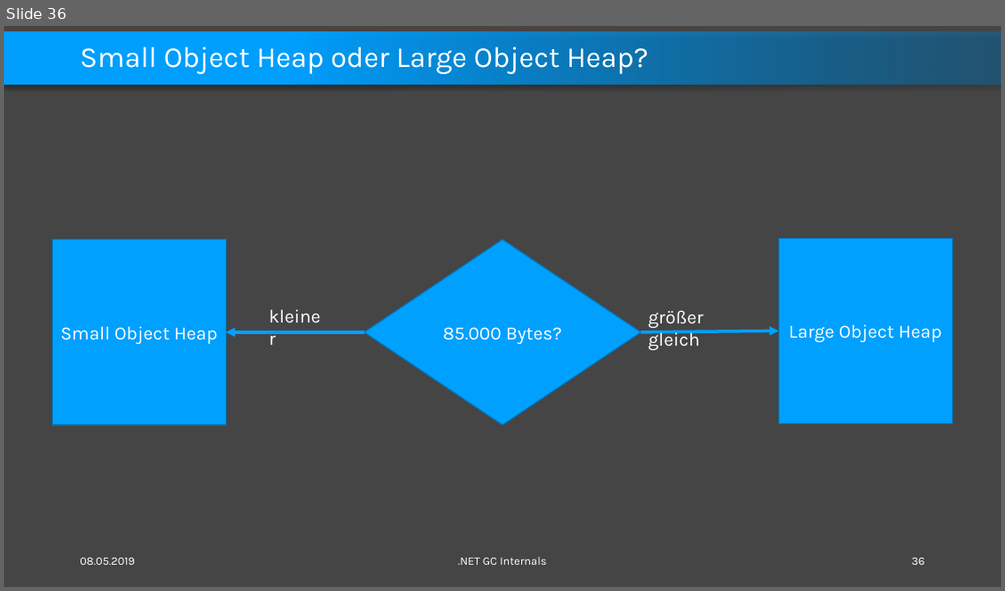
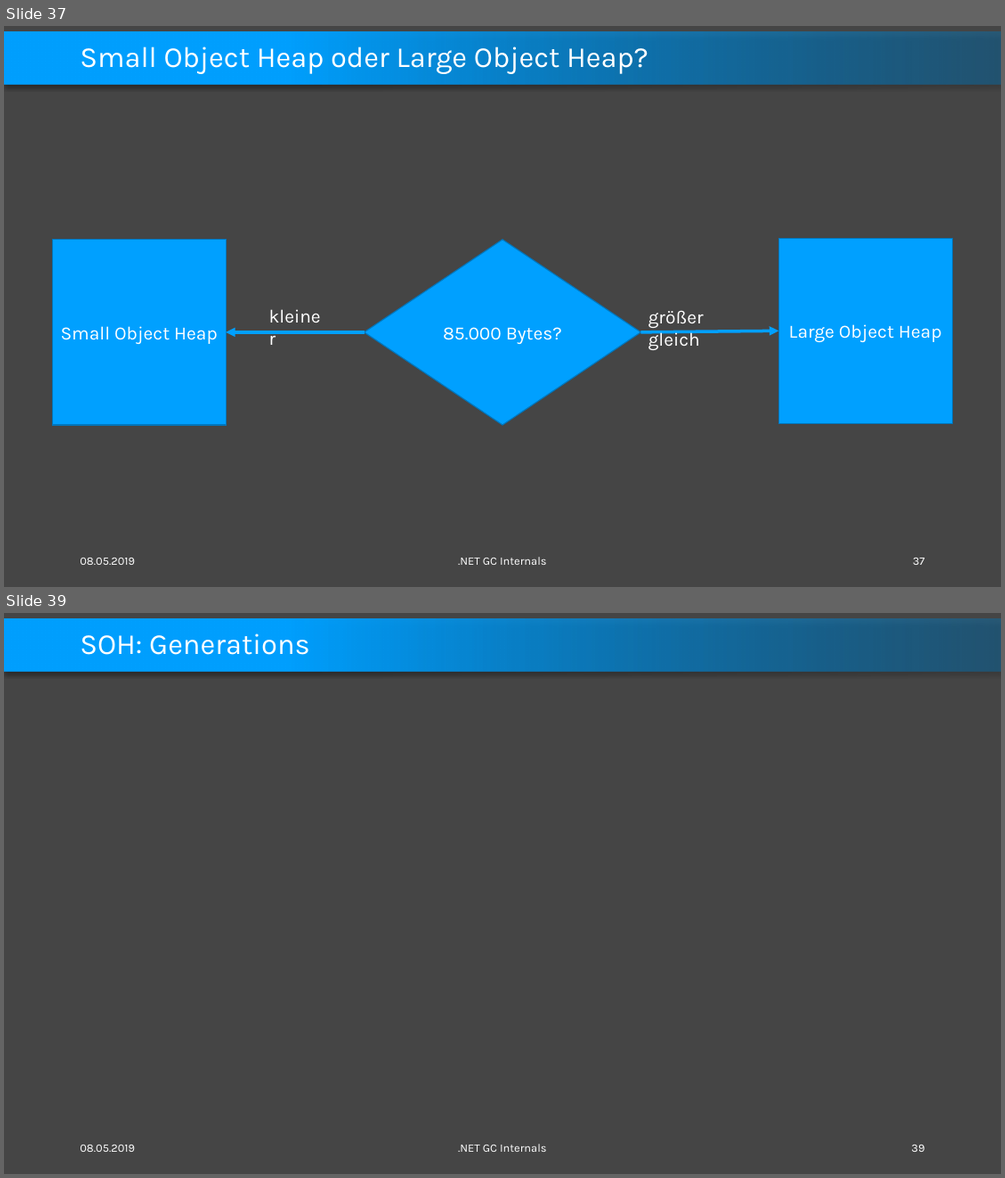
Before and after one commit to feO2x/DotnetGCInternals, a slide deck: Dotnet GC Internals.pptx. Shown one above the other, each under a label of ours: slide 36 before the commit, slides 37 and 39 after it; the slides between them are not shown. The pictures are 1005x591 and 1005x1178 pixels, drawn with LibreOffice and Linux fonts; fonts in the diff are those of the drawing. Boxes give left, top, right and bottom in pixels: in the first picture for what was removed or moved away, otherwise in the second. Text is boxed around its words. In the diff, an @@ line names an element or a change of style, - is before the commit and + after.

```diff
--- a/Dotnet GC Internals.pptx
+++ b/Dotnet GC Internals.pptx
@@ slide 39 added at [4,613,1001,1174], background #454545; not listed: 1 template element that a slide beside it also shows @@
@@ title added at [80,633,310,655], 28 pt, text #FFFFFF @@
+SOH: Generations
@@ text added at [80,1144,135,1151], 11 pt, text #FFFFFF @@
+08.05.2019
@@ text added at [458,1143,547,1151], 11 pt, text #FFFFFF @@
+.NET GC Internals
@@ page number added at [911,1144,924,1151], 11 pt, text #FFFFFF @@
+39
@@ what was slide 36 is now slide 37 @@
@@ page number at [913,557,925,564]: text changed @@
-36
+37
```
Also in this commit, not shown: 1 slide changed, 31 other slides added.
